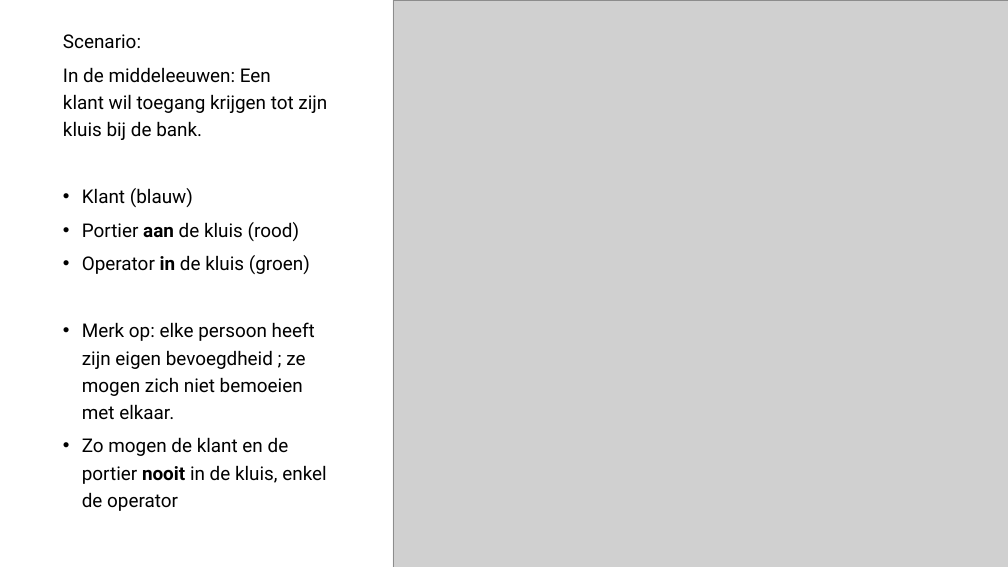
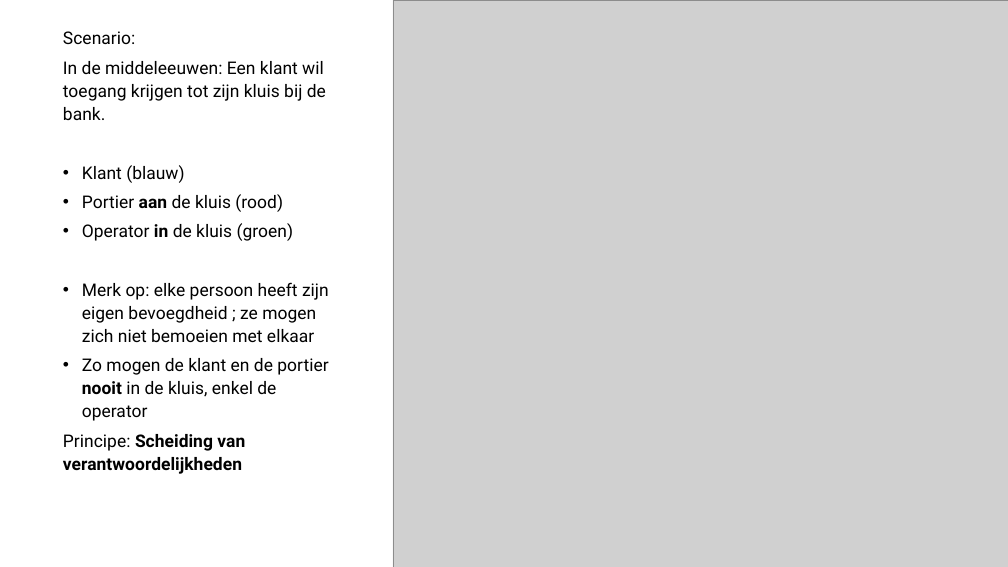
Before and after one commit to Jarnster/ICW-Webdesign-PHP, a slide deck: slide 33 of H3 - Databases en Beveiliging/Presentatie/H3 Databases en Beveiliging - Dynamische Websites.pptx. Drawn at 1008x567 pixels with LibreOffice and Linux fonts; fonts in the diff are those of the drawing; grey boxes stand for pictures. Boxes give left, top, right and bottom in pixels: in the first picture for what was removed or moved away, otherwise in the second. Text is boxed around its words. In the diff, an @@ line names an element or a change of style, - is before the commit and + after.

```diff
--- a/H3 - Databases en Beveiliging/Presentatie/H3 Databases en Beveiliging - Dynamische Websites.pptx
+++ b/H3 - Databases en Beveiliging/Presentatie/H3 Databases en Beveiliging - Dynamische Websites.pptx
@@ text at <box>63,31,328,421</box>: size 18 to 16.6 pt in "Scenario:", "In de middeleeuwen: Een klant wil toegang ...", "Klant (blauw)", "Portier aan de kluis (rood)" and 2 more places; line spacing 1.2 to 1.1 @@
@@ text at <box>82,282,329,342</box>: text changed; size 18 to 16.6 pt @@
-• Merk op: elke persoon heeft zijn eigen bevoegdheid ; ze mogen zich niet bemoeien met elkaar.
+• Merk op: elke persoon heeft zijn eigen bevoegdheid ; ze mogen zich niet bemoeien met elkaar
@@ text at <box>63,434,245,474</box>: paragraph added @@
+Principe: Scheiding van verantwoordelijkheden
```
